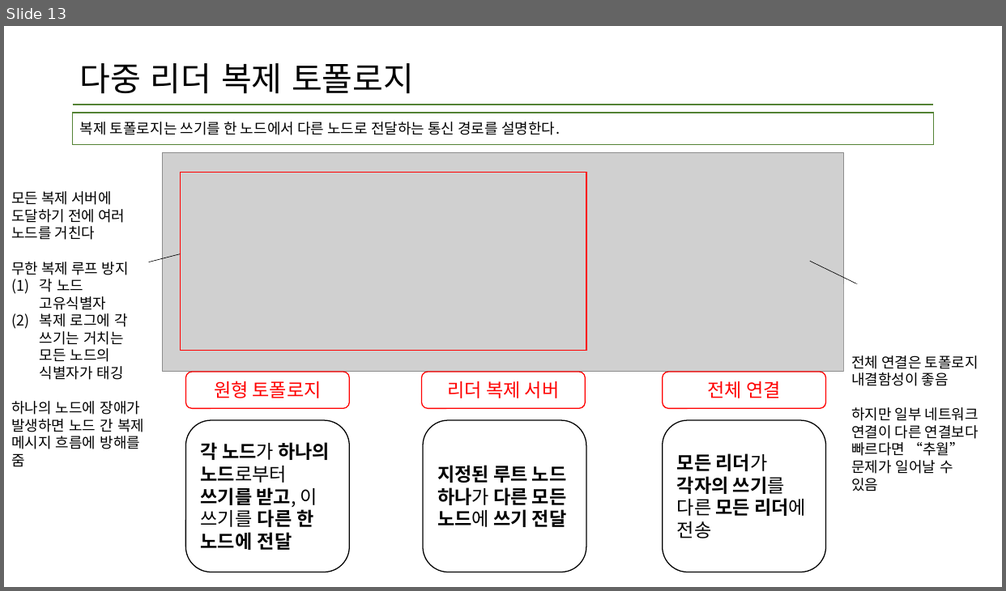
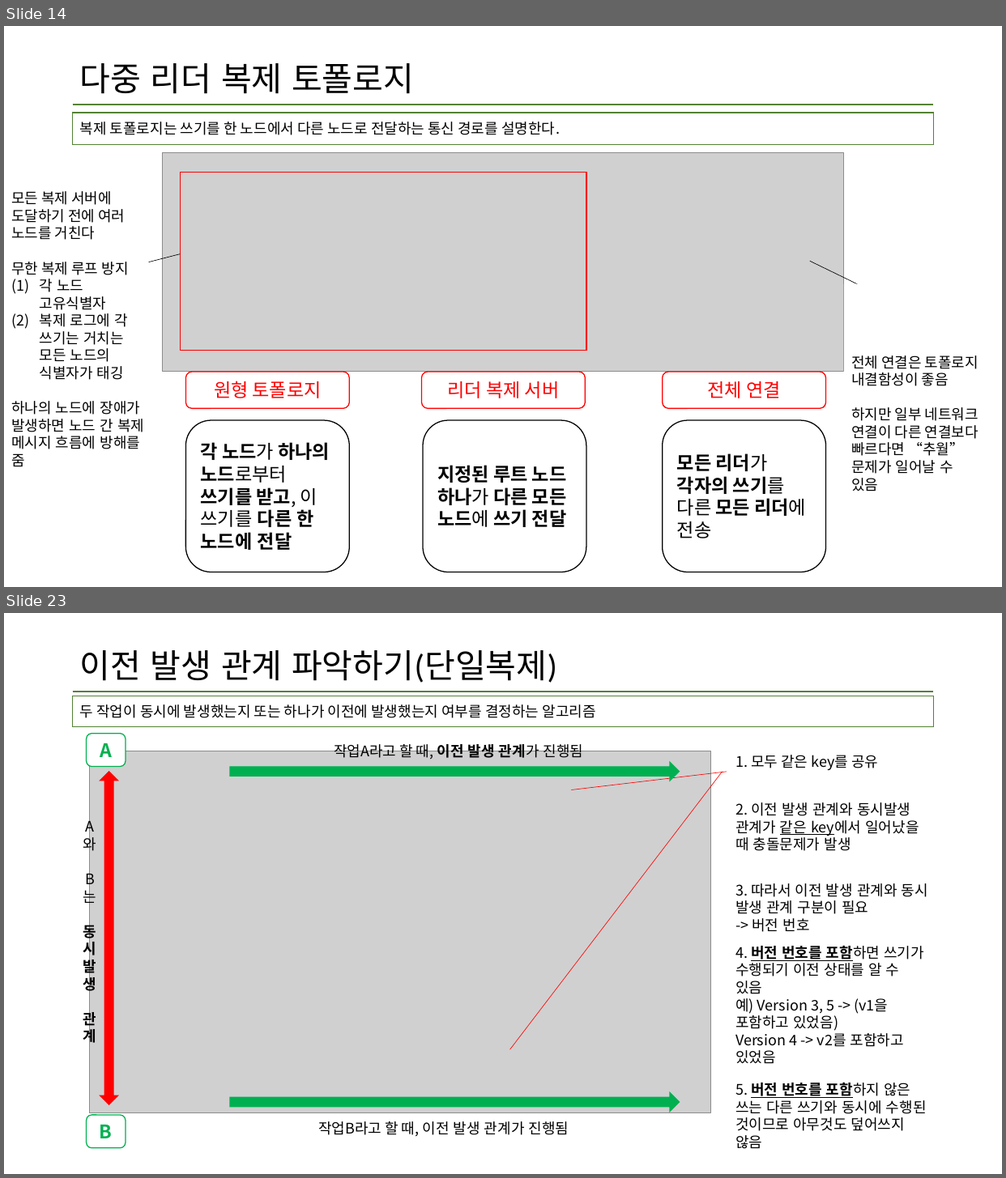
Before and after one commit to data-system-wiki/designing-data-intensive-applications, a slide deck: resources/chapter 5 summary.pptx. Shown one above the other, each under a label of ours: slide 13 before the commit, slides 14 and 23 after it; the slides between them are not shown. The pictures are 1006x591 and 1006x1178 pixels, drawn with LibreOffice and Linux fonts; fonts in the diff are those of the drawing; grey boxes stand for pictures. Boxes give left, top, right and bottom in pixels: in the first picture for what was removed or moved away, otherwise in the second. Text is boxed around its words. In the diff, an @@ line names an element or a change of style, - is before the commit and + after.

```diff
--- a/resources/chapter 5 summary.pptx
+++ b/resources/chapter 5 summary.pptx
@@ slide 23 added at (4, 613, 1002, 1174), background #FFFFFF; not listed: 1 template element that a slide beside it also shows @@
@@ title added at (80, 650, 557, 683), 32 pt, text #000000 @@
+이전 발생 관계 파악하기(단일복제)
@@ rectangle added at (73, 696, 934, 726), outline #538234 1 pt, 14 pt, text #000000 @@
+두 작업이 동시에 발생했는지 또는 하나가 이전에 발생했는지 여부를 결정하는 알고리즘
@@ rounded rectangle added at (87, 734, 126, 766), fill #FFFFFF, outline #00B050 1 pt, 18 pt, text #00B050, bold @@
+A
@@ picture added at (89, 751, 710, 1113) @@
@@ text added at (334, 742, 584, 759), 14 pt, text #000000 @@
+작업A라고 할 때, 이전 발생 관계가 진행됨
@@ text added at (735, 755, 878, 770), 14 pt, text #000000 @@
+1. 모두 같은 key를 공유
@@ up down arrow added at (100, 772, 117, 1105), fill #FF0000, outline #FF0000 1 pt @@
@@ right arrow added at (230, 763, 680, 781), fill #00B050, outline #00B050 1 pt @@
@@ line added from (510, 1050) to (722, 772), #FF0000 0.5 pt @@
@@ line added from (572, 790) to (727, 772), #FF0000 0.5 pt @@
@@ text added at (735, 803, 918, 851), 14 pt, text #000000 @@
+2. 이전 발생 관계와 동시발생 관계가 같은 key에서 일어났을 때 충돌문제가 발생
@@ text added at (735, 884, 928, 932), 14 pt, text #000000 @@
+3. 따라서 이전 발생 관계와 동시 발생 관계 구분이 필요
+-> 버전 번호
@@ text added at (83, 922, 97, 1046), 14 pt, text #000000, bold @@
+A와 B는 동시발생 관계
@@ text added at (735, 946, 924, 1064), 14 pt, text #000000 @@
+4. 버전 번호를 포함하면 쓰기가 수행되기 이전 상태를 알 수 있음
+예) Version 3, 5 -> (v1을 포함하고 있었음)
+Version 4 -> v2를 포함하고 있었음
@@ right arrow added at (230, 1093, 680, 1112), fill #00B050, outline #00B050 1 pt @@
@@ text added at (735, 1083, 927, 1149), 14 pt, text #000000 @@
+5. 버전 번호를 포함하지 않은 쓰는 다른 쓰기와 동시에 수행된 것이므로 아무것도 덮어쓰지 않음
@@ rounded rectangle added at (87, 1115, 126, 1148), fill #FFFFFF, outline #00B050 1 pt, 18 pt, text #00B050, bold @@
+B
@@ text added at (318, 1122, 569, 1137), 14 pt, text #000000 @@
+작업B라고 할 때, 이전 발생 관계가 진행됨
@@ what was slide 13 is now slide 14 @@
```
Also in this commit, not shown: 2 slides changed, 10 other slides added.
